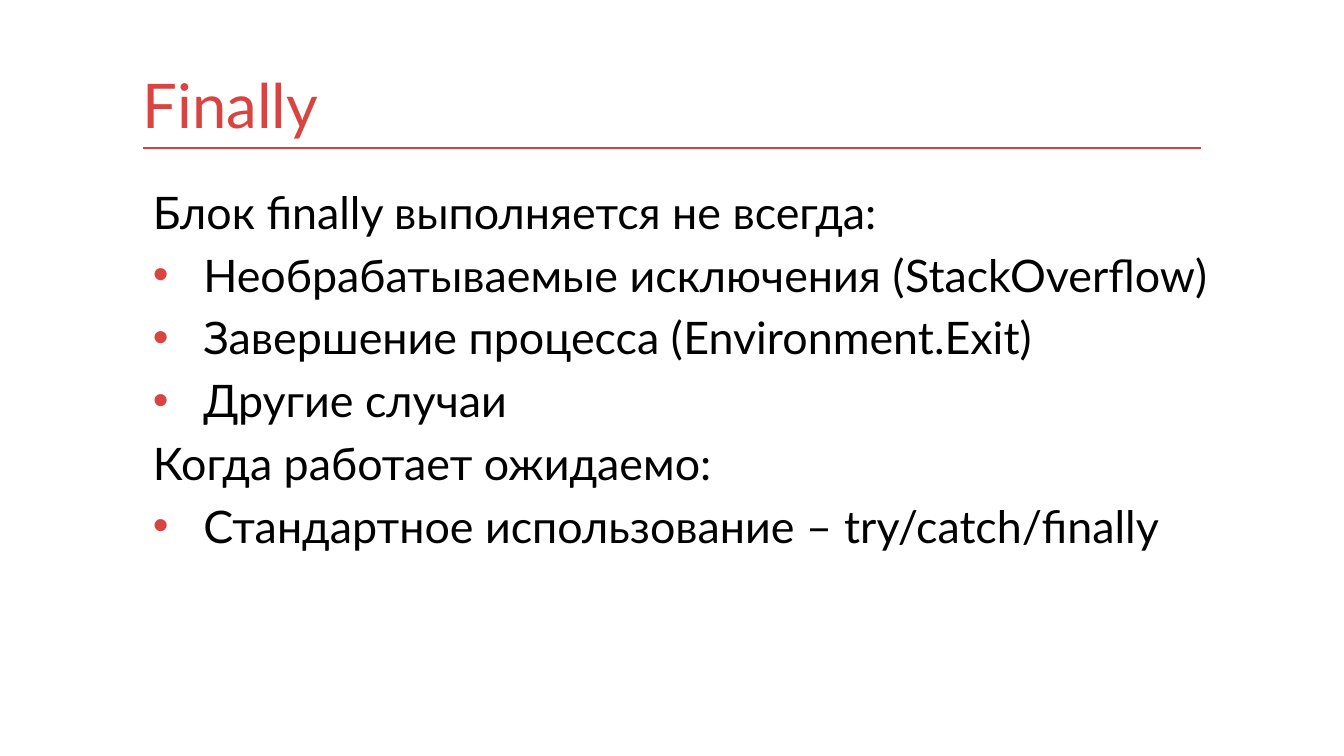
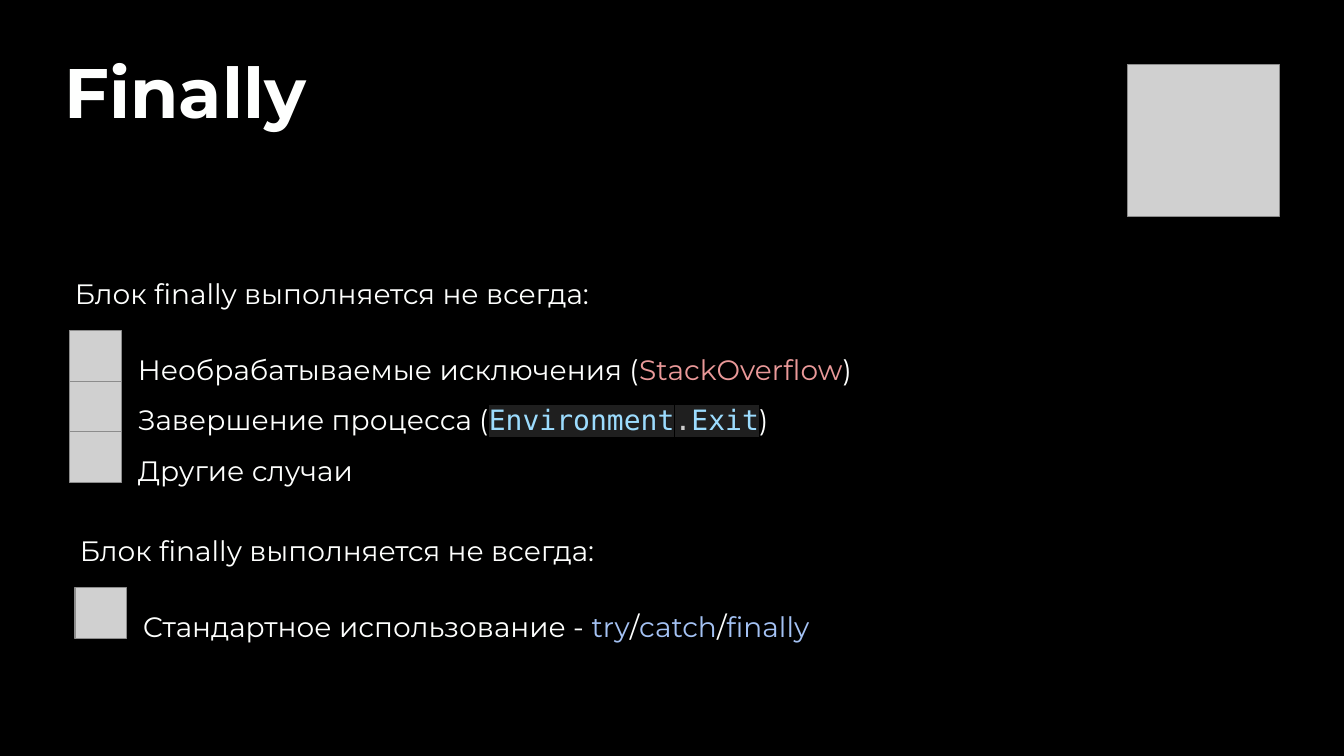
Before and after one commit to kontur-courses/exceptions, a slide deck: slide 42 of exceptions.pptx. Drawn at 1344x756 pixels with LibreOffice and Linux fonts; fonts in the diff are those of the drawing; grey boxes stand for pictures. Boxes give left, top, right and bottom in pixels: in the first picture for what was removed or moved away, otherwise in the second. Text is boxed around its words. In the diff, an @@ line names an element or a change of style, - is before the commit and + after.

```diff
--- a/exceptions.pptx
+++ b/exceptions.pptx
@@ background #FFFFFF to #000000 @@
@@ title "Finally": place and size @@
-title "Finally" at (143,82,318,139)
+title "Finally" at (65,63,306,132)
@@ title "Finally" at (65,63,306,132): size 44 to 50 pt, font Lato to Montserrat, text colour #D94440 to #FEFFFE, bold on; line spacing 1 to 0.8; vertical alignment bottom to top @@
@@ picture added at (1127,65,1279,217) @@
@@ line removed from (143, 148) to (1202, 148) @@
@@ text removed at (153,196,1208,551) @@
-Блок finally выполняется не всегда:
-• Необрабатываемые исключения (StackOverflow)
-• Завершение процесса (Environment.Exit)
-• Другие случаи
-Когда работает ожидаемо:
-• Стандартное использование – try/catch/finally
@@ text added at (75,283,589,310), 20 pt, text #FEFFFE @@
+Блок finally выполняется не всегда:
@@ picture added at (70,331,121,382) @@
@@ text added at (138,359,851,386), 20 pt, text #FEFFFE @@
+Необрабатываемые исключения (StackOverflow)
@@ picture added at (70,381,121,433) @@
@@ text added at (138,408,768,436), 20 pt, text #FEFFFE @@
+Завершение процесса (Environment.Exit)
@@ picture added at (70,432,121,483) @@
@@ text added at (138,461,353,487), 20 pt, text #FEFFFE @@
+Другие случаи
@@ text added at (80,540,594,567), 20 pt, text #FEFFFE @@
+Блок finally выполняется не всегда:
@@ picture added at (75,588,126,639) @@
@@ text added at (143,613,810,643), 20 pt, text #FEFFFE @@
+Стандартное использование - try/catch/finally
```
Also in this commit, not shown: 41 other slides changed, 1 slide added, 1 slide removed.
